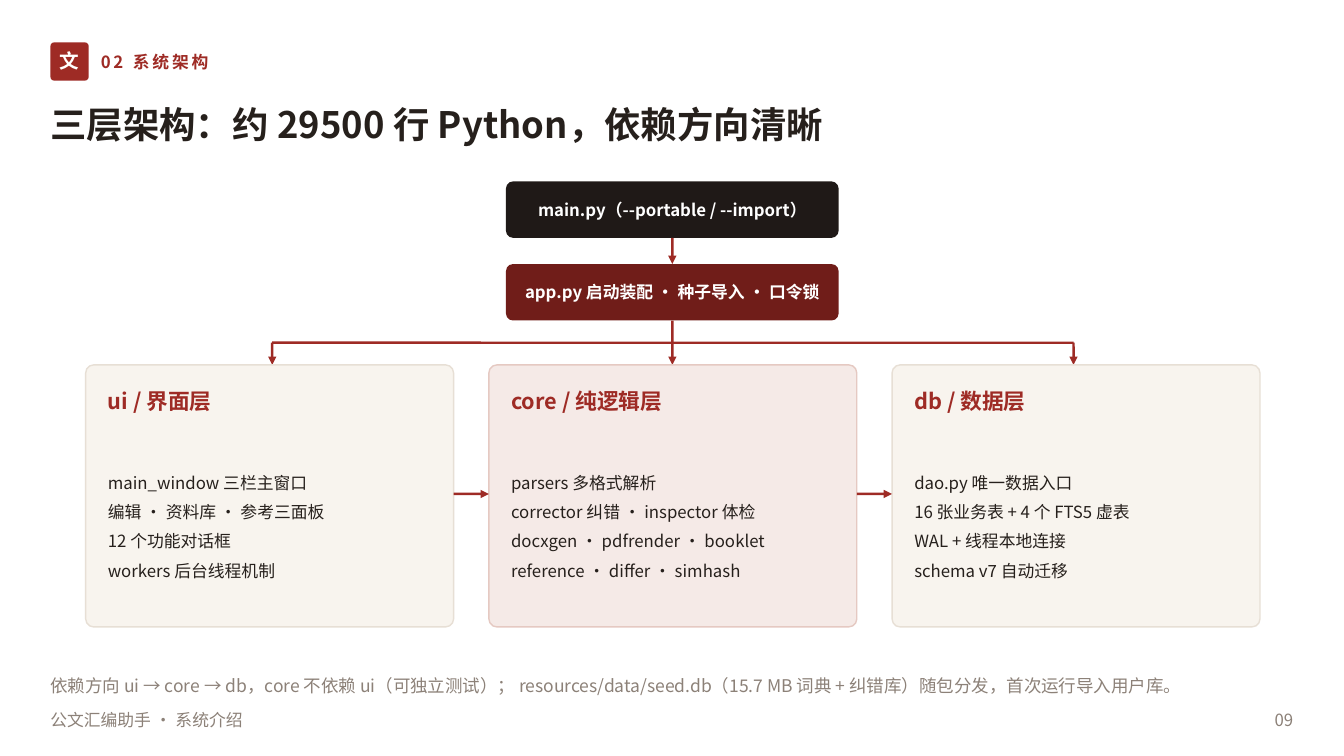
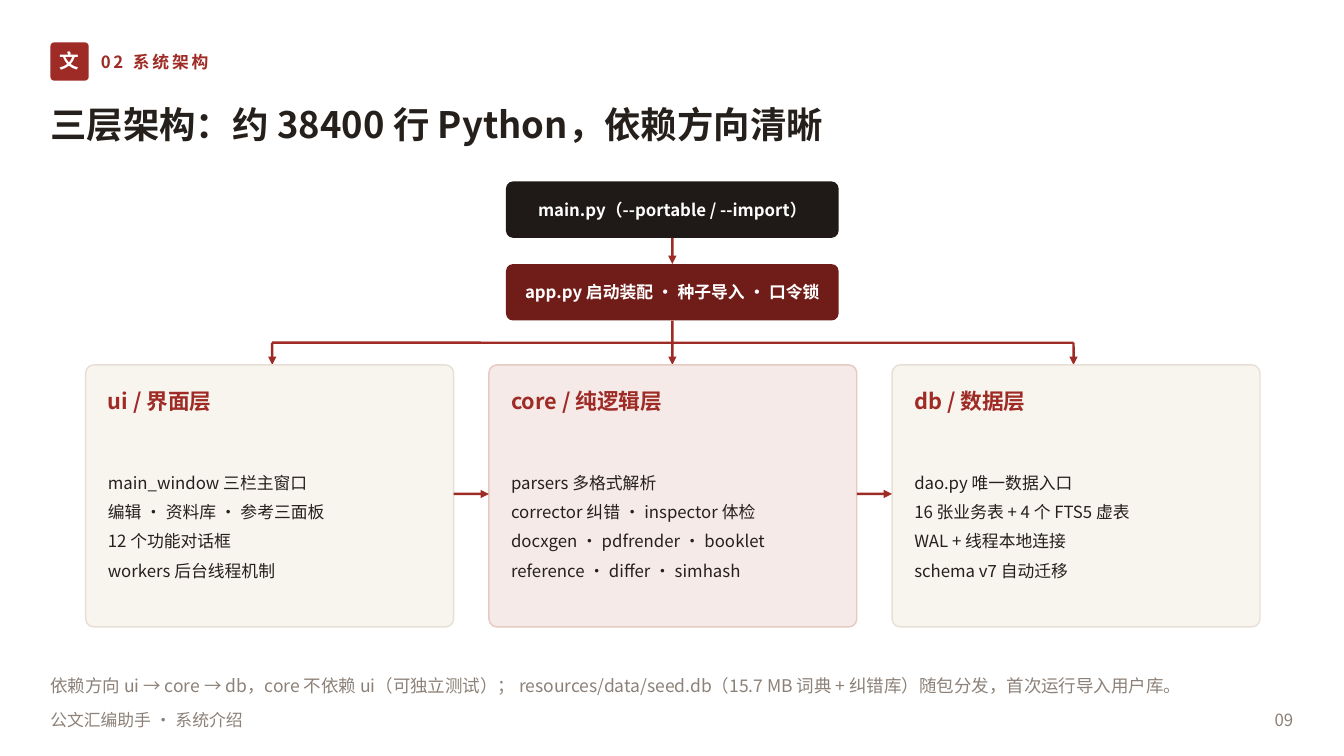
Before and after one commit to lzh745200/gwtool, a slide deck: slide 9 of doc/公文汇编助手-系统介绍.pptx. Drawn at 1344x756 pixels with LibreOffice and Linux fonts; fonts in the diff are those of the drawing. Boxes give left, top, right and bottom in pixels: in the first picture for what was removed or moved away, otherwise in the second. Text is boxed around its words. In the diff, an @@ line names an element or a change of style, - is before the commit and + after.

```diff
--- a/doc/公文汇编助手-系统介绍.pptx
+++ b/doc/公文汇编助手-系统介绍.pptx
@@ text at bbox=[50, 106, 823, 146]: text changed @@
-三层架构：约 29500 行 Python，依赖方向清晰
+三层架构：约 38400 行 Python，依赖方向清晰
```
Also in this commit, not shown: 8 other slides changed, 3 slides added, 2 slides removed, 36 other files.
